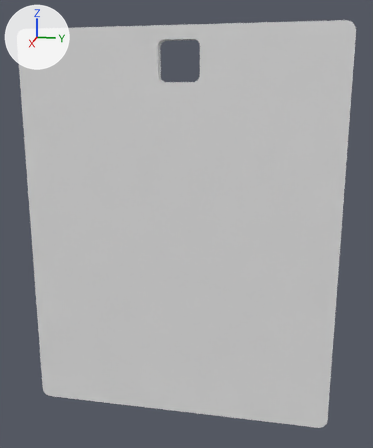
Before and after pictures for a commit that changed the glTF model public/badge.glb.
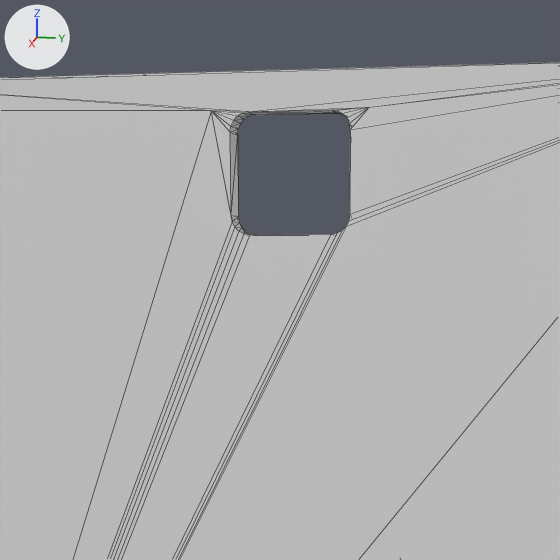
Old and new are each drawn whole from a camera (50 mm lens) standing at (4.82, 1.09, 2.06) and looking at (-0.09, 0.1, 0.83) and again close up on the part from 21% to 73% of the width and 0% to 44% of the height. Lighting does not change. The marker at upper left points along +X, +Y and +Z. The close-ups show mesh edges as thin lines. Vertices at the same position are counted once.
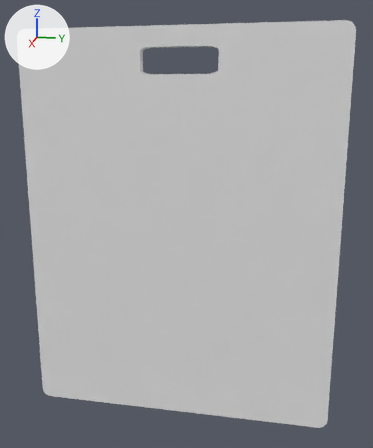
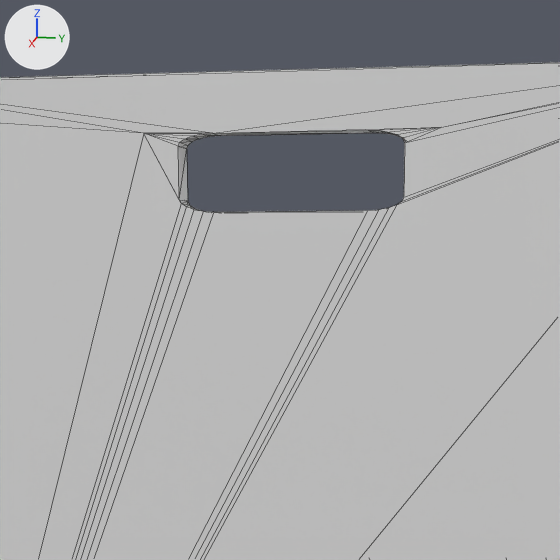
Where the newer file only moved an object's origin or applied its transform, the numbers keep the older frame.

Changed parts and their boxes [x1, y1, x2, y2] in the close-ups (560 x 560 px; the box of a moved part takes in the faces that stretch with it):
part 1 of me_cube, moved or reshaped
    both: [0, 76, 560, 560]

What changed in the scene script:
```text
Change me_cube:
    where me_cube.from_pydata(...)  # 120 vertices, 240 faces; spans x -0.03..0.07, y -1.57..1.55, z -3.65..0.27
    used by ob_cube_001; location = (-0.07, 0.038, 2.421)
    me_cube part 1: all 52 vertices in x -0.03..0.07, y -0.24..0.27, z -0.23..0.15 are scaled about their middle by (1, 1.89, 0.643)
```
